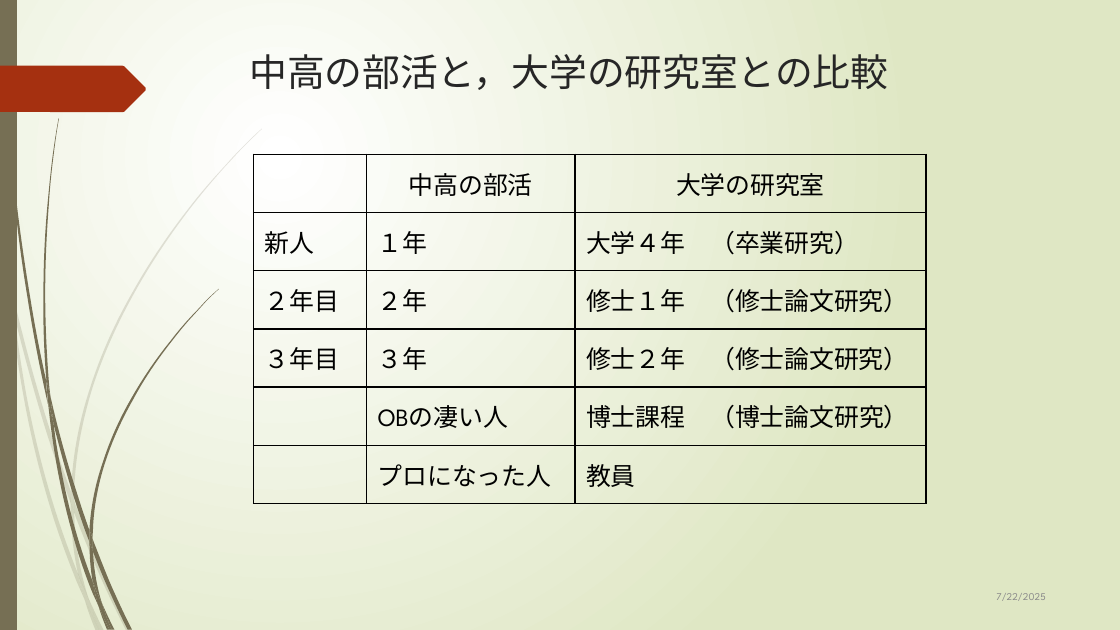
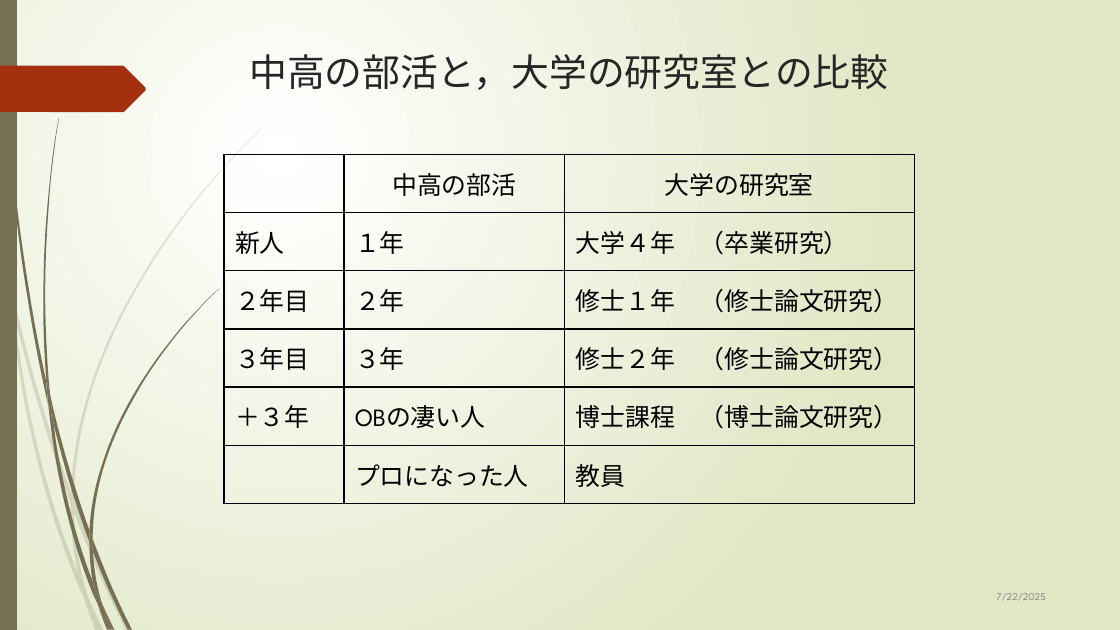
Before and after one commit to ktysd-lab/Outreach, a slide deck: slide 5 of docs/高校生へのメッセージ.pptx. Drawn at 1120x630 pixels with LibreOffice and Linux fonts; fonts in the diff are those of the drawing. Boxes give left, top, right and bottom in pixels: in the first picture for what was removed or moved away, otherwise in the second. Text is boxed around its words. In the diff, an @@ line names an element or a change of style, - is before the commit and + after.

```diff
--- a/docs/高校生へのメッセージ.pptx
+++ b/docs/高校生へのメッセージ.pptx
@@ table at [224, 155, 914, 491] @@
-row 5, column 1: 
+row 5, column 1: ＋３年
@@ table: place and size @@
-table at [253, 155, 925, 491]
+table at [224, 155, 914, 491]
```
Also in this commit, not shown: 2 other files.
